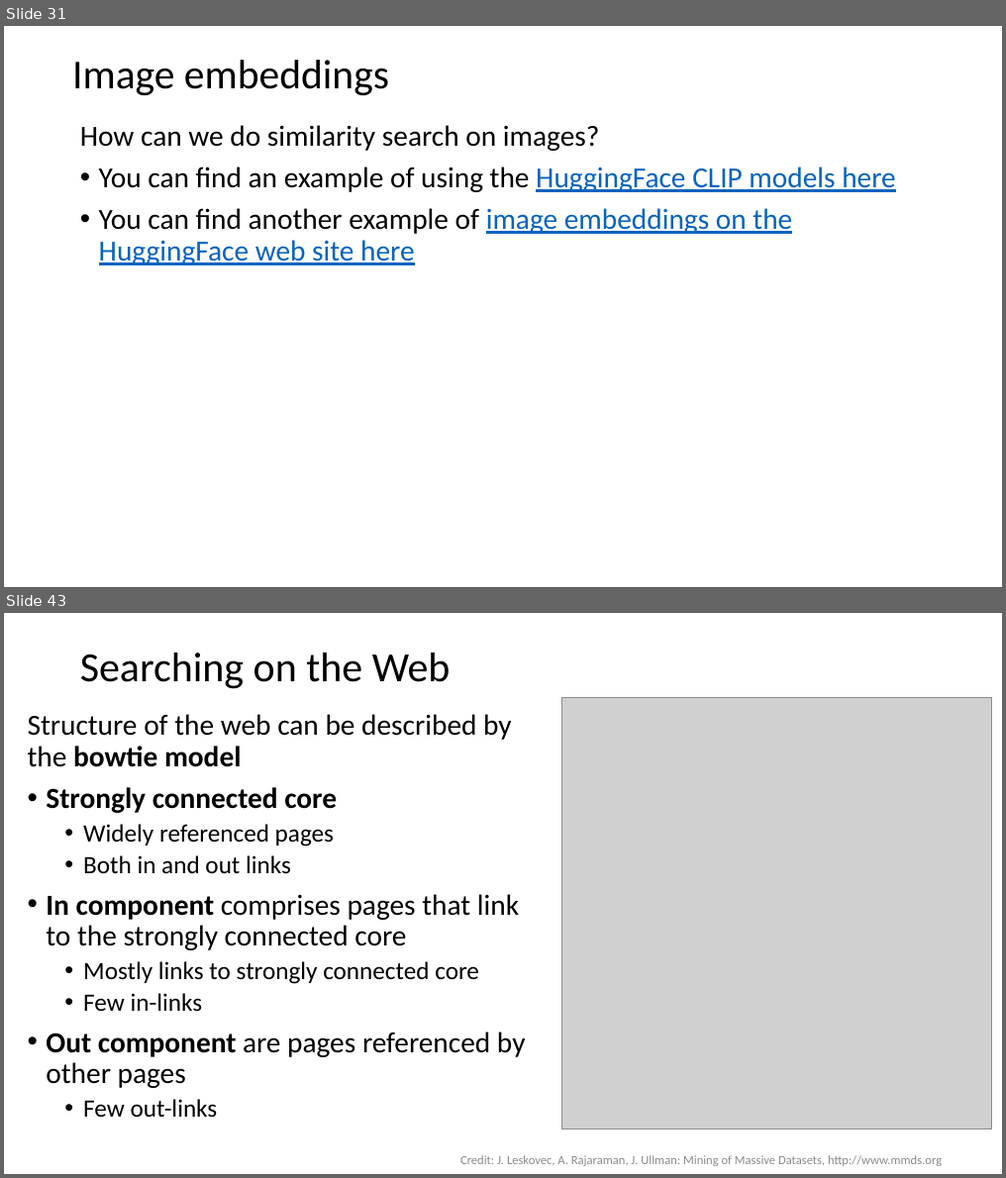
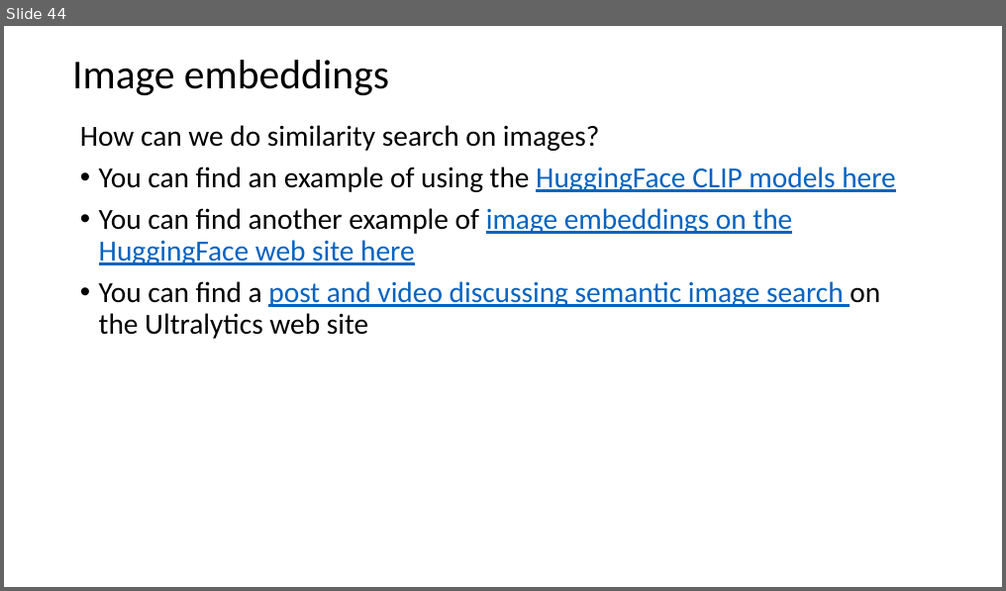
Before and after one commit to harelgabainew/school1, a slide deck: slides/7_DocumentWebSearching.pptx. Shown one above the other, each under a label of ours: slides 31 and 43 before the commit, slide 44 after it; the slides between them are not shown. The pictures are 1006x1178 and 1006x591 pixels, drawn with LibreOffice and Linux fonts; fonts in the diff are those of the drawing; grey boxes stand for pictures. Boxes give left, top, right and bottom in pixels: in the first picture for what was removed or moved away, otherwise in the second. Text is boxed around its words. In the diff, an @@ line names an element or a change of style, - is before the commit and + after.

Commit message:
Added slides on sparse search retriever-received model and sparse vector embedding

```diff
--- a/slides/7_DocumentWebSearching.pptx
+++ b/slides/7_DocumentWebSearching.pptx
@@ slide 43 removed at (x1=4, y1=613, x2=1002, y2=1174), background #FFFFFF @@
@@ title removed at (x1=80, y1=653, x2=450, y2=689) @@
-Searching on the Web
@@ picture removed at (x1=561, y1=697, x2=991, y2=1129) @@
@@ text removed at (x1=28, y1=714, x2=526, y2=1117) @@
-Structure of the web can be described by the bowtie model
-• Strongly connected core
-  • Widely referenced pages
-  • Both in and out links
-• In component comprises pages that link to the strongly connected core
-  • Mostly links to strongly connected core
-  • Few in-links
-• Out component are pages referenced by other pages
-  • Few out-links
@@ text removed at (x1=460, y1=1156, x2=942, y2=1166) @@
-Credit: J. Leskovec, A. Rajaraman, J. Ullman: Mining of Massive Datasets, http://www.mmds.org
@@ what was slide 31 is now slide 44 @@
@@ slide 44 changed as well @@
@@ text at (x1=99, y1=281, x2=880, y2=339): paragraph added @@
+• You can find a post and video discussing semantic image search on the Ultralytics web site
```
Also in this commit, not shown: 4 other slides changed, 14 slides added, 56 other slides removed.
